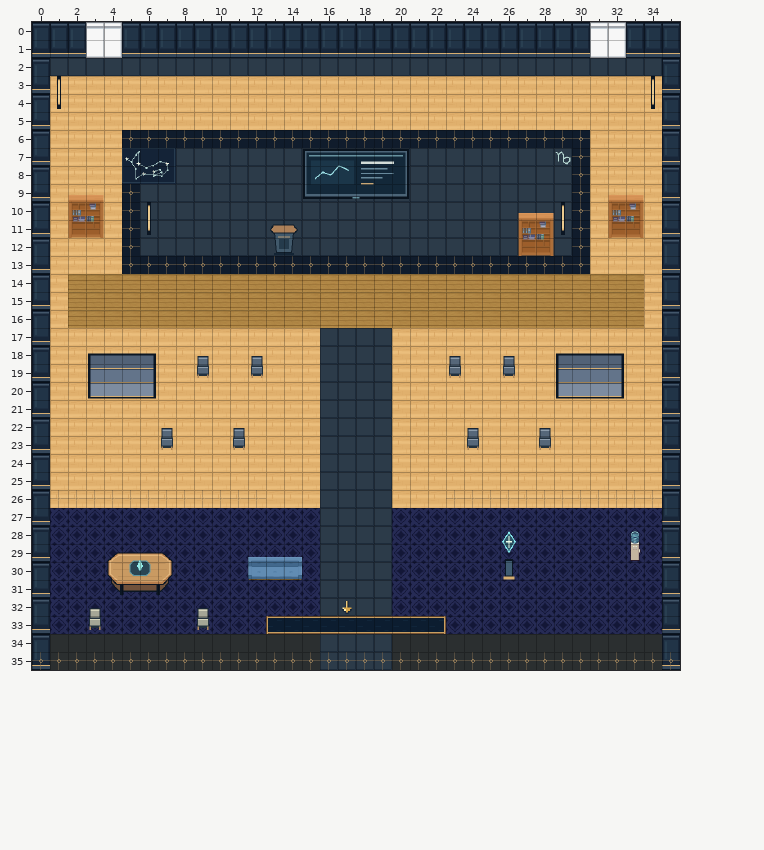
Two states of a Tiled map (JSON), maps/preview/speaker-capricorn.tmj. That is the earlier state.
Cells are 32x32 px. Shown: x 0..35, y 0..35.
The result:
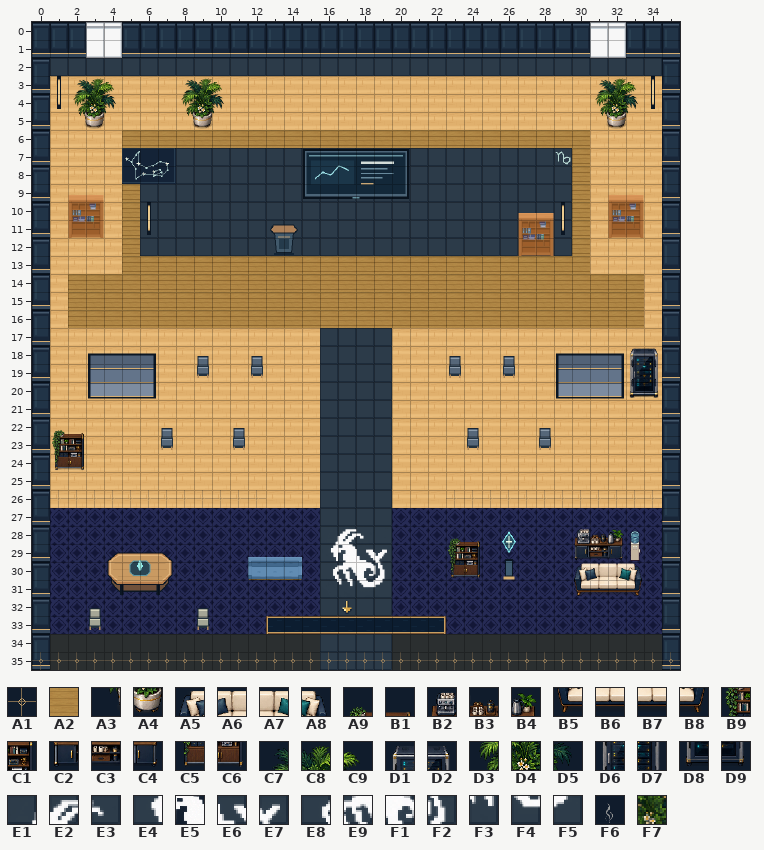
Key: from "art-0": A1 15; from "art-1": A2 355; from "art-7": A3 6, A4 7; from "art-8": A5 6, A6 7, A7 8, A8 9, A9 10, B1 11, B2 12, B3 13, B4 14, B5 22, B6 23, B7 24, B8 25, B9 26, C1 27, C2 28, C3 29, C4 30, C5 42, C6 43, C7 64, C8 65, C9 66, D1 75, D2 76, D3 80, D4 81, D5 82, D6 91, D7 92, D8 107, D9 108; from "art-9": E1 132, E2 133, E3 134, E4 148, E5 149, E6 150, E7 151, E8 164, E9 165, F1 166, F2 167, F3 181, F4 182, F5 183; from "interior-ambient-steam": F6 5; from "navigation-mask": F7 1.
__ is an empty cell, .. an unchanged one.
Tiles of an added or newly shown layer are drawn over the layers below it.
See-through tiles are keyed as they look on the map.
Changes in this commit:
--- layer "terrain"
@@ x 5..30 @@
- 6 A1 A1 A1 A1 A1 A1 A1 A1 A1 A1 A1 A1 A1 A1 A1 A1 A1 A1 A1 A1 A1 A1 A1 A1 A1 A1
- 7 .. .. .. .. .. .. .. .. .. .. .. .. .. .. .. .. .. .. .. .. .. .. .. .. .. A1
- 8 .. .. .. .. .. .. .. .. .. .. .. .. .. .. .. .. .. .. .. .. .. .. .. .. .. A1
- 9 A1 .. .. .. .. .. .. .. .. .. .. .. .. .. .. .. .. .. .. .. .. .. .. .. .. A1
-10 A1 .. .. .. .. .. .. .. .. .. .. .. .. .. .. .. .. .. .. .. .. .. .. .. .. A1
-11 A1 .. .. .. .. .. .. .. .. .. .. .. .. .. .. .. .. .. .. .. .. .. .. .. .. A1
-12 A1 .. .. .. .. .. .. .. .. .. .. .. .. .. .. .. .. .. .. .. .. .. .. .. .. A1
-13 A1 A1 A1 A1 A1 A1 A1 A1 A1 A1 A1 A1 A1 A1 A1 A1 A1 A1 A1 A1 A1 A1 A1 A1 A1 A1
+ 6 A2 A2 A2 A2 A2 A2 A2 A2 A2 A2 A2 A2 A2 A2 A2 A2 A2 A2 A2 A2 A2 A2 A2 A2 A2 A2
+ 7 .. .. .. .. .. .. .. .. .. .. .. .. .. .. .. .. .. .. .. .. .. .. .. .. .. A2
+ 8 .. .. .. .. .. .. .. .. .. .. .. .. .. .. .. .. .. .. .. .. .. .. .. .. .. A2
+ 9 A2 .. .. .. .. .. .. .. .. .. .. .. .. .. .. .. .. .. .. .. .. .. .. .. .. A2
+10 A2 .. .. .. .. .. .. .. .. .. .. .. .. .. .. .. .. .. .. .. .. .. .. .. .. A2
+11 A2 .. .. .. .. .. .. .. .. .. .. .. .. .. .. .. .. .. .. .. .. .. .. .. .. A2
+12 A2 .. .. .. .. .. .. .. .. .. .. .. .. .. .. .. .. .. .. .. .. .. .. .. .. A2
+13 A2 A2 A2 A2 A2 A2 A2 A2 A2 A2 A2 A2 A2 A2 A2 A2 A2 A2 A2 A2 A2 A2 A2 A2 A2 A2
--- layer "scenery-belowAvatar-0"
@@ x 2..33 @@
- 3 .. .. .. .. .. .. __ __ __ .. .. .. .. .. .. .. .. .. .. .. .. .. .. .. .. .. .. .. .. __ __ __
- 4 .. .. .. .. .. .. __ __ __ .. .. .. .. .. .. .. .. .. .. .. .. .. .. .. .. .. .. .. .. __ __ __
- 5 __ __ .. .. .. .. __ __ .. .. .. .. .. .. .. .. .. .. .. .. .. .. .. .. .. .. .. .. .. __ __ ..
+ 3 .. .. .. .. .. .. C7 C8 C9 .. .. .. .. .. .. .. .. .. .. .. .. .. .. .. .. .. .. .. .. C7 C8 C9
+ 4 .. .. .. .. .. .. D3 D4 D5 .. .. .. .. .. .. .. .. .. .. .. .. .. .. .. .. .. .. .. .. D3 D4 D5
+ 5 A3 A4 .. .. .. .. A3 A4 .. .. .. .. .. .. .. .. .. .. .. .. .. .. .. .. .. .. .. .. .. A3 A4 ..
@@ x 33..34 @@
-18 __ __
-19 __ __
-20 __ __
+18 D1 D2
+19 D6 D7
+20 D8 D9
@@ x 1..2 @@
-22 __ __
-23 __ __
-24 __ __
+22 A9 B1
+23 B9 C1
+24 C5 C6
@@ x 16..33 @@
-28 __ __ __ .. .. .. .. __ __ .. .. .. .. .. __ __ __ ..
-29 __ __ __ __ .. .. .. __ __ .. .. .. .. .. __ __ __ ..
-30 __ __ __ __ .. .. .. __ __ .. .. .. .. .. __ __ __ __
-31 .. __ __ __ .. .. .. .. .. .. .. .. .. .. __ __ __ __
+28 E1 E2 E3 .. .. .. .. A9 B1 .. .. .. .. .. B2 B3 B4 ..
+29 E4 E5 E6 E7 .. .. .. B9 C1 .. .. .. .. .. C2 C3 C4 ..
+30 E8 E9 F1 F2 .. .. .. C5 C6 .. .. .. .. .. A5 A6 A7 A8
+31 .. F3 F4 F5 .. .. .. .. .. .. .. .. .. .. B5 B6 B7 B8
--- layer "interior-ambient-plant" (added)
@@ x 2..4 @@
- 3 __ __ __
- 4 __ __ __
+ 3 C7 C8 C9
+ 4 D3 D4 D5
--- layer "interior-ambient-steam" (added)
@@ x 30..30 @@
-28 __
+28 F6
--- layer "interior-ambient-server" (added)
@@ x 33..34 @@
-18 __ __
-19 __ __
-20 __ __
+18 D1 D2
+19 D6 D7
+20 D8 D9
--- layer "physical-collisions"
@@ x 2..33 @@
- 3 __ __ __ .. .. .. __ __ __ .. .. .. .. .. .. .. .. .. .. .. .. .. .. .. .. .. .. .. .. __ __ __
- 4 __ __ __ .. .. .. __ __ __ .. .. .. .. .. .. .. .. .. .. .. .. .. .. .. .. .. .. .. .. __ __ __
- 5 __ __ .. .. .. .. __ __ .. .. .. .. .. .. .. .. .. .. .. .. .. .. .. .. .. .. .. .. .. __ __ ..
+ 3 F7 F7 F7 .. .. .. F7 F7 F7 .. .. .. .. .. .. .. .. .. .. .. .. .. .. .. .. .. .. .. .. F7 F7 F7
+ 4 F7 F7 F7 .. .. .. F7 F7 F7 .. .. .. .. .. .. .. .. .. .. .. .. .. .. .. .. .. .. .. .. F7 F7 F7
+ 5 F7 F7 .. .. .. .. F7 F7 .. .. .. .. .. .. .. .. .. .. .. .. .. .. .. .. .. .. .. .. .. F7 F7 ..
@@ x 33..34 @@
-18 __ __
-19 __ __
-20 __ __
+18 F7 F7
+19 F7 F7
+20 F7 F7
@@ x 1..2 @@
-22 __ __
-23 __ __
-24 __ __
+22 F7 F7
+23 F7 F7
+24 F7 F7
@@ x 23..33 @@
-28 __ __ .. .. .. .. .. __ __ __ ..
-29 __ __ .. .. .. .. .. __ __ __ ..
-30 __ __ .. .. .. .. .. __ __ __ __
-31 .. .. .. .. .. .. .. __ __ __ __
+28 F7 F7 .. .. .. .. .. F7 F7 F7 ..
+29 F7 F7 .. .. .. .. .. F7 F7 F7 ..
+30 F7 F7 .. .. .. .. .. F7 F7 F7 F7
+31 .. .. .. .. .. .. .. F7 F7 F7 F7
Pixel boxes of the changes (left, top, right, bottom) in both pictures:
added: (73, 78, 116, 129)
changed: (122, 78, 638, 274)
added: (629, 348, 659, 398)
added: (52, 430, 84, 471)
added: (330, 528, 387, 588)
added: (448, 538, 480, 578)
added: (574, 529, 642, 596)
